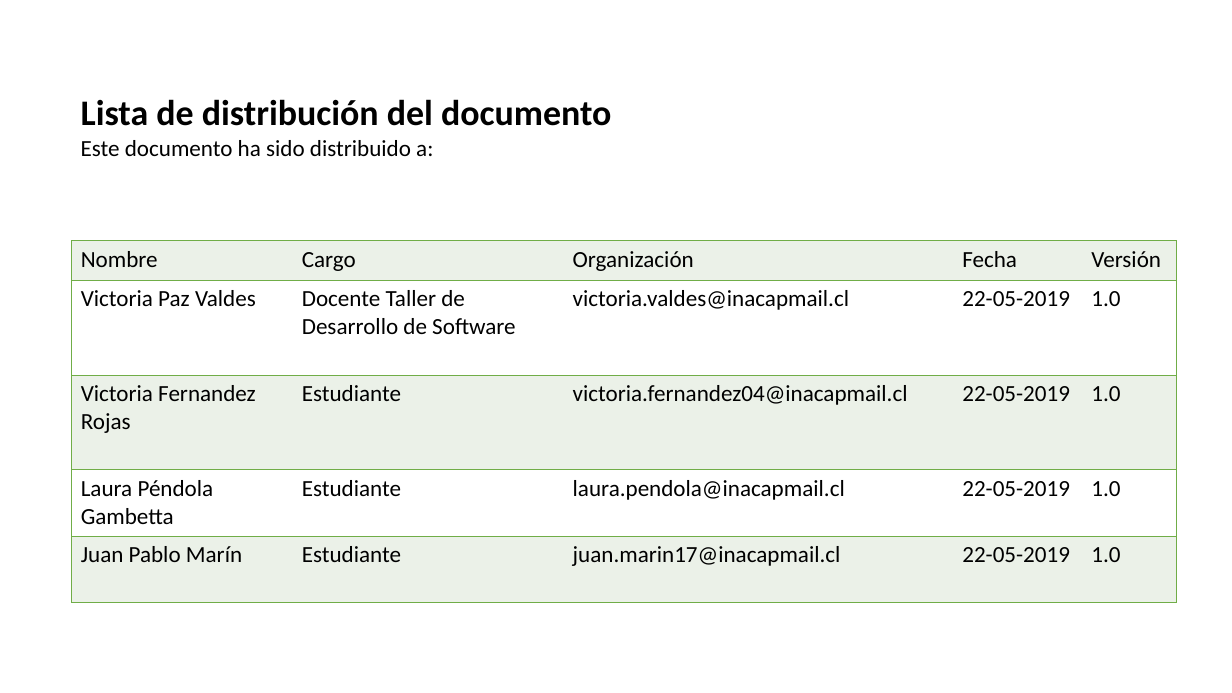
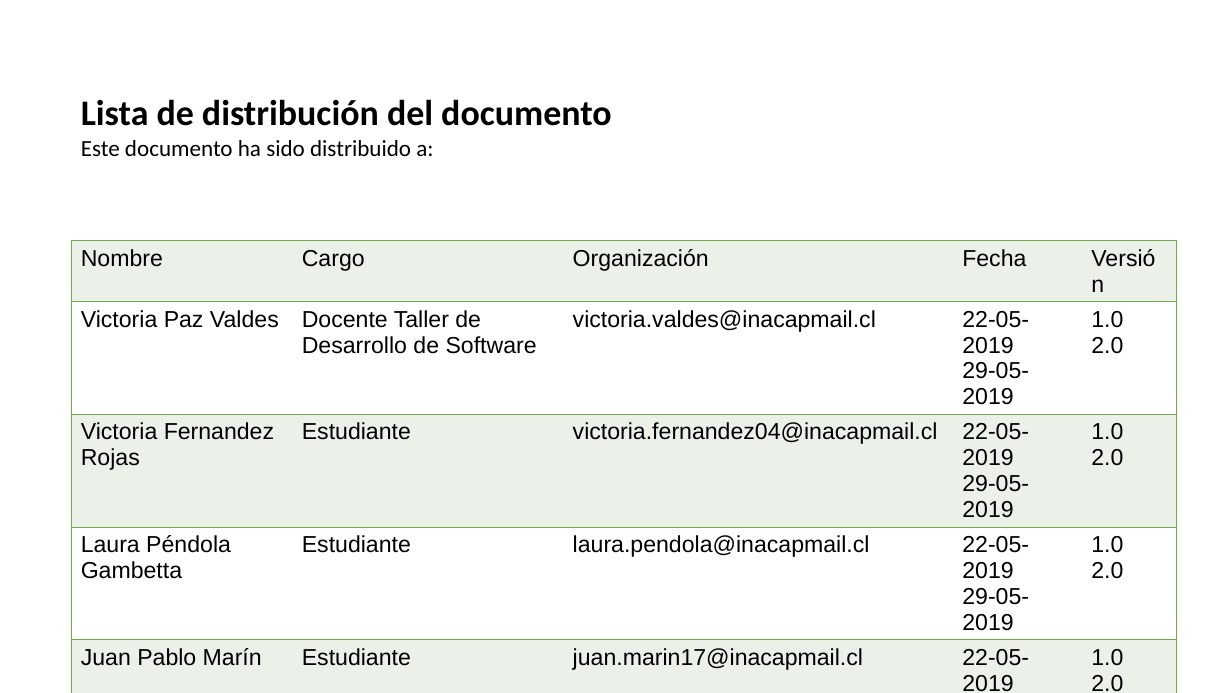
Before and after one commit to SAGESJVL/SAGES, a slide deck: slide 2 of ES3.SAGES.Mockup1.pptx. Drawn at 1232x693 pixels with LibreOffice and Linux fonts; fonts in the diff are those of the drawing. Boxes give left, top, right and bottom in pixels: in the first picture for what was removed or moved away, otherwise in the second. Text is boxed around its words. In the diff, an @@ line names an element or a change of style, - is before the commit and + after.

```diff
--- a/ES3.SAGES.Mockup1.pptx
+++ b/ES3.SAGES.Mockup1.pptx
@@ table at [71,240,1177,693] @@
-row 2, column 4: 22-05-2019
+row 2, column 4: 22-05-2019 / 29-05-2019
-row 2, column 5: 1.0
+row 2, column 5: 1.0 / 2.0
-row 3, column 4: 22-05-2019
+row 3, column 4: 22-05-2019 / 29-05-2019
-row 3, column 5: 1.0
+row 3, column 5: 1.0 / 2.0
-row 4, column 4: 22-05-2019
+row 4, column 4: 22-05-2019 / 29-05-2019
-row 4, column 5: 1.0
+row 4, column 5: 1.0 / 2.0
-row 5, column 4: 22-05-2019
+row 5, column 4: 22-05-2019 / 29-05-2019
-row 5, column 5: 1.0
+row 5, column 5: 1.0 / 2.0
@@ fill #EBF1E9 to #EBF1E8 in 15 cells @@
@@ font Calibri to Arial in "Nombre", "Cargo", "Organización", "Fecha" and 13 more places @@
```
Also in this commit, not shown: 2 other slides changed, 8 slides added.
